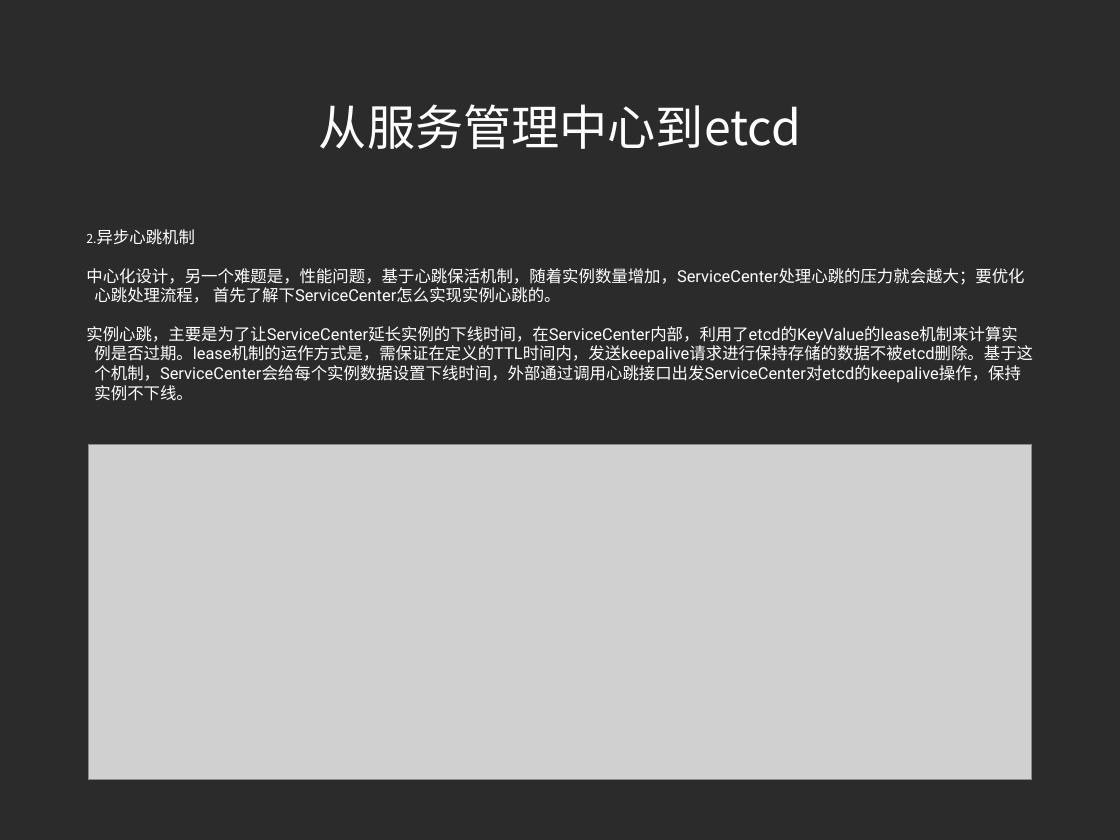
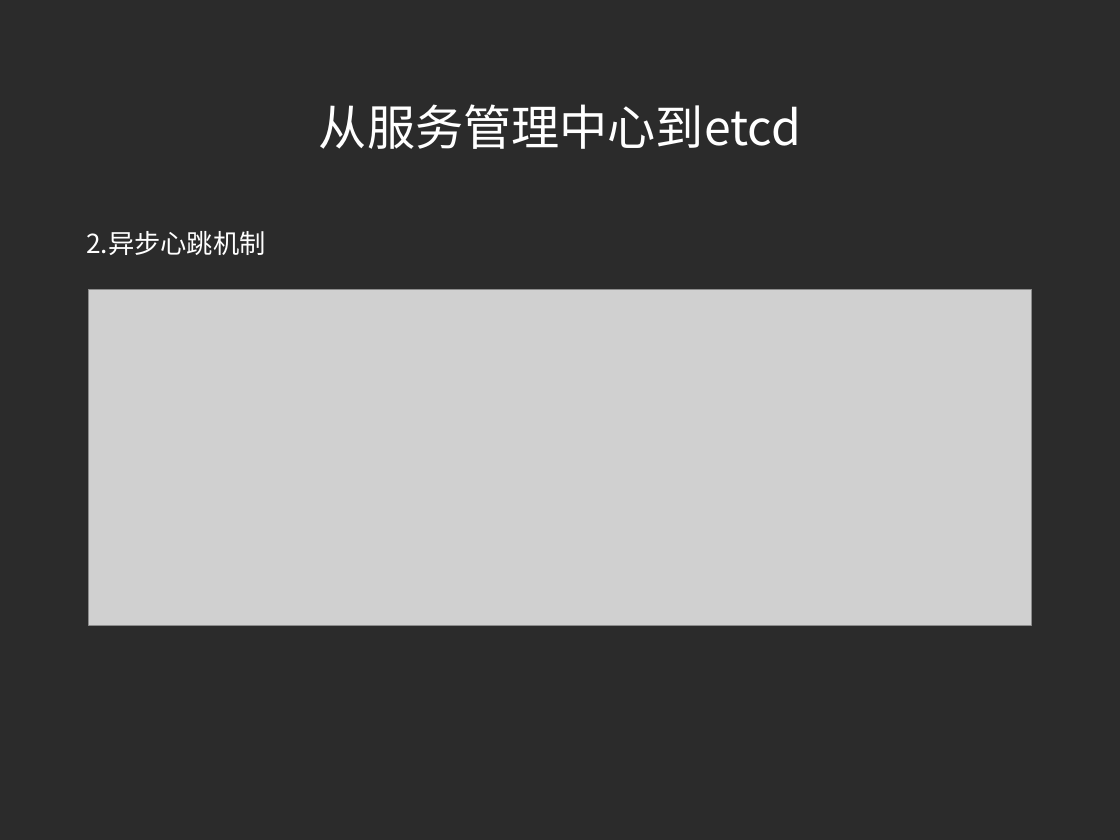
Before and after one commit to little-cui/sc-tester, a slide deck: slide 13 of doc/introduce.ppt (slide 15 before the commit). Drawn at 1120x840 pixels with LibreOffice and Linux fonts; fonts in the diff are those of the drawing; grey boxes stand for pictures; background and template pictures are left out; a plain dark background stands for a picture behind light text. Boxes give left, top, right and bottom in pixels: in the first picture for what was removed or moved away, otherwise in the second. Text is boxed around its words. In the diff, an @@ line names an element or a change of style, - is before the commit and + after.

```diff
--- a/doc/introduce.ppt
+++ b/doc/introduce.ppt
@@ text "异步心跳机制" at <box>86,231,265,255</box>: size 15 to 24 pt, font Roboto to Noto Sans CJK SC @@
@@ text at <box>86,268,1033,401</box>: paragraphs removed @@
-中心化设计，另一个难题是，性能问题，基于心跳保活机制，随着实例数量增加，ServiceCenter处理心跳的压力就会越大；要优化心跳处理流程， 首先了解下ServiceCenter怎么实现实例心跳的。
-实例心跳，主要是为了让ServiceCenter延长实例的下线时间，在ServiceCenter内部，利用了etcd的KeyValue的lease机制来计算实例是否过期。lease机制的运作方式是，需保证在定义的TTL时间内，发送keepalive请求进行保持存储的数据不被etcd删除。基于这个机制，ServiceCenter会给每个实例数据设置下线时间，外部通过调用心跳接口出发ServiceCenter对etcd的keepalive操作，保持实例不下线。
@@ picture: place and size @@
-picture at <box>88,444,1032,780</box>
+picture at <box>88,290,1032,625</box>
```
Also in this commit, not shown: 8 other slides changed, 2 slides removed.
